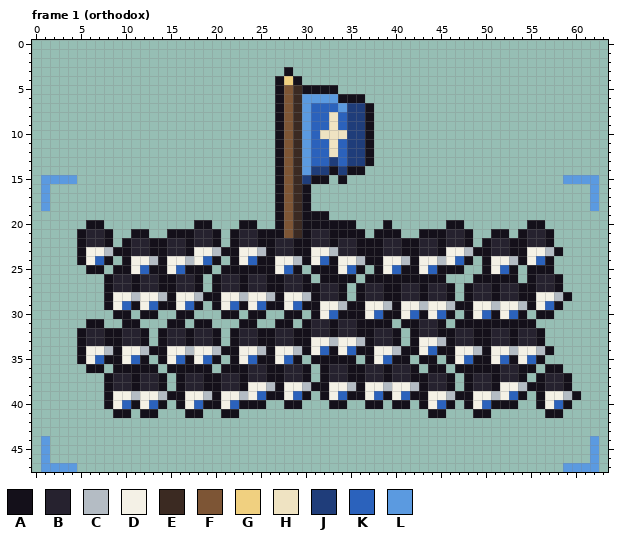
Two states of a pixel-art file, art/markers/army_marker.aseprite. This is how it looked before the edit.
64x48 pixels, 3 frames. Colours within 5 levels of each other are drawn and written as one. Shown: frame 1 (orthodox). The commit also changed other frames, which this record leaves out.
Palette (. is transparent): A #14101a  B #26222f  C #b4bcc4  D #f4f1e6  E #3b2a22  F #7d5535  G #f0d080  H #efe3c2  J #1f3d7a  K #2b62bc  L #5b9ae0
Pixels before, frame 1 (orthodox) (only the part around the change), first column x 0:
 0 ................................................................
 1 ................................................................
 2 ................................................................
 3 ............................A...................................
 4 ...........................AGA..................................
 5 ...........................AFEAAAA..............................
 6 ...........................AFELLLLAAA...........................
 7 ...........................AFELKKKLJJA..........................
 8 ...........................AFELKKHKJJA..........................
 9 ...........................AFELKKHKJJA..........................
10 ...........................AFELKHHHJJA..........................
11 ...........................AFELKKHKJJA..........................
12 ...........................AFELKKHKJJA..........................
13 ...........................AFELKKJKJJA..........................
14 ...........................AFELJJAJAA...........................
15 .LLLL......................AFEJAA.A........................LLLL.
16 .L.........................AFEA...............................L.
17 .L.........................AFEA...............................L.
18 .L.........................AFEA...............................L.
19 ...........................AFEAAA...............................
20 ......AA..........AA...AA..AFEAAAAAA...A......AA.......AA.......
21 .....ABBA..AA..AAABBA.ABBAAAFEABBAAAA.AAA..AAABBA..AA.ABBA......
22 .....ABBA.ABBAABBABBA.ABBAABBAABBABBAAABBAABBABBA.ABBAABBA......
23 .....ADDCAABBAABBADDCAADDCABBAADDCBBAAABBAABBADDCAABBAADDCA.....
24 .....ADKA.ADDCADDCDKA.ADKAADDCADKADDCAADDCADDCDKA.ADDCADKA......
25 ......AA.AADKAADKAAA.AAAAAADKA.AAADKA.ADKAADKAAA..ADKA.AAA......
26 ........ABBABBAABBA.ABBABBAABBA.AAAA.AAAAAAAAA...AAAAA.ABBA.....
27 ........ABBABBAABBA.ABBABBAABBAABBA.ABBAABBABBA.ABBABBAABBA.....
28 ........ADDCDDCADDCAADDCDDCADDCABBA.ABBAABBABBA.ABBABBAADDCA....
29 ........ADKADKAADKA.ADKADKAADKAADDCAADDCADDCDDCAADDCDDCADKA.....
30 .........AA.AA..AA...AA.AA..AA.ADKAAADKAADKADKA.ADKADKA.AA......
31 ......AA..AA...AA.AA...AA..AA.ABBABBAAAA.AABBA.AAAAAAAAA........
32 .....ABBAABBA.ABBABBA.ABBAABBAABBABBAABBA.ABBAABBAABBABBA.......
33 .....ABBAABBA.ABBABBA.ABBAABBAADDCDDCABBA.ADDCABBAABBABBA.......
34 .....ADDCADDCAADDCDDCAADDCADDCADKADKAADDCAADKAADDCADDCDDCA......
35 .....ADKAADKA.ADKADKA.ADKAADKA.AAAAA.ADKAA.AA.ADKAADKADKA.......
36 ......AA.AAAAA.AAAAA.AAABBAABBA.ABBAABBABBA.AA.AAAAABBAA.AA.....
37 ........ABBABBA.ABBAABBABBAABBA.ABBAABBABBAABBA.ABBABBA.ABBA....
38 ........ABBABBA.ABBAABBADDCADDCAADDCADDCDDCABBA.ABBADDCAABBA....
39 ........ADDCDDCAADDCADDCDKAADKA.ADKAADKADKAADDCAADDCDKA.ADDCA...
40 ........ADKADKA.ADKAADKAAA..AA...AA..AA.AA.ADKA.ADKAAA..ADKA....
41 .........AA.AA...AA..AA.....................AA...AA......AA.....
42 ................................................................
43 ................................................................
44 .L............................................................L.
45 .L............................................................L.
46 .L............................................................L.
47 .LLLL......................................................LLLL.
Once edited:
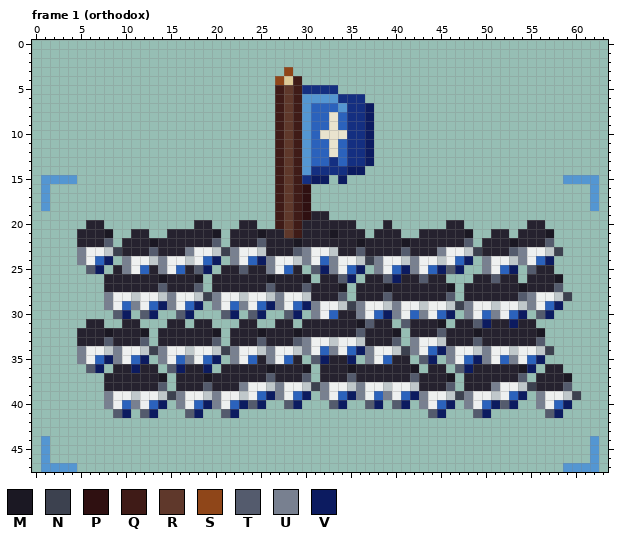
Colours new in this view: M #1b1823  N #3c414f  P #2f1011  Q #3f1b17  R #5f382b  S #8f4619  T #545b6d  U #788090  V #0c1b60
Edits made:
colour C: #b4bcc4 -> #c0c8cb
colour D: #f4f1e6 -> #eef0f0
colour G: #f0d080 -> #decb98
colour H: #efe3c2 -> #e9e3ce
colour J: #1f3d7a -> #142f81
colour L: #5b9ae0 -> #5496d2
Changed rows in their new state; - is a pixel that keeps its letter.
Frame 1 (orthodox):
first column x 5:
 3 -----------------------S--------------------------------
 4 ----------------------S-Q-------------------------------
 5 ----------------------QRQJJJJ---------------------------
 6 ----------------------QRQ----JJJ------------------------
 7 ----------------------QRQ-------V-----------------------
 8 ----------------------QRQ-------V-----------------------
 9 ----------------------QRQ-------V-----------------------
10 ----------------------QRQ-------V-----------------------
11 ----------------------QRQ-------V-----------------------
12 ----------------------QRQ-------V-----------------------
13 ----------------------QRQ-------V-----------------------
14 ----------------------QRQ---J-VV------------------------
15 ----------------------QRQ-VV-V--------------------------
16 ----------------------QRQP------------------------------
17 ----------------------QRQP------------------------------
18 ----------------------QRQP------------------------------
19 ----------------------QRQPBB----------------------------
20 -BB----------BB---BB--QRQBBBBBB---B------BB-------BB----
21 B--M--BB--BBB--M-B--MBBRQB--MBBB-BBB--BBB--M--BB-B--M---
22 B--T-B--MB--B--T-B--TB--MB--B--MBB--MB--B--T-B--MB--T---
23 U---NB--TB--U---NU---B--TU-----TBB--TB--U---NB--TU---N--
24 U--V-U---U-----V-U--VU---U--U---NU---U-----V-U---U--V---
25 -TV-BU--BU--BTV-BBTBBU--B-TVU--V-U--VU--VTV--U--V-TBB---
26 ---B--B--MB--M-B--B--MB--M-BBTV-BBTVBBTBB---BBTBB-B--M--
27 ---B--B--TB--T-B--B--TB--TB--M-B--MB--B--M-B--B--MB--T--
28 ---U------U---NU------U---B--T-B--TB--B--T-B--B--TU---N-
29 ---U--U--VU--V-U--U--VU--VU---NU---U------NU------U--V--
30 ----TV-TV--TV---TV-TV--TV-U--BBU--VU--U--V-U--U--V-TV---
31 -BB--BB---BB-BB---BB--BB-B--B--MTBB-TB--M-BBTVBBVBB-----
32 B--MB--M-B--B--M-B--MB--MB--B--TB--M-B--TB--MB--B--M----
33 B--TB--T-B--B--T-B--TB--TU------B--T-U---B--TB--B--T----
34 U---U---NU------NU---U---U--U--VU---NU--VU---U------N---
35 U--VU--V-U--U--V-U--BU--B-TVBBV-U--BB-TV-U--VU--U--V----
36 -TV-BBVBB-TVBBV-BBB--MB--M-B--MB--B--M-BB-TVBBB--MV-BB--
37 ---B--B--M-B--MB--B--TB--T-B--TB--B--TB--M-B--B--T-B--M-
38 ---B--B--T-B--TB--U---U---NU---U------B--T-B--U---NB--T-
39 ---U------NU---U-----VU--V-U--VU--U--VU---NU-----V-U---N
40 ---U--U--V-U--VU--VTV--TV---TV--TV-TV-U--V-U--VTV--U--V-
41 ----TV-TV---TV--TV---------------------TV---TV------TV--
Pixel boxes of the changes (left, top, right, bottom) in both pictures:
changed: (41, 67, 599, 472)
